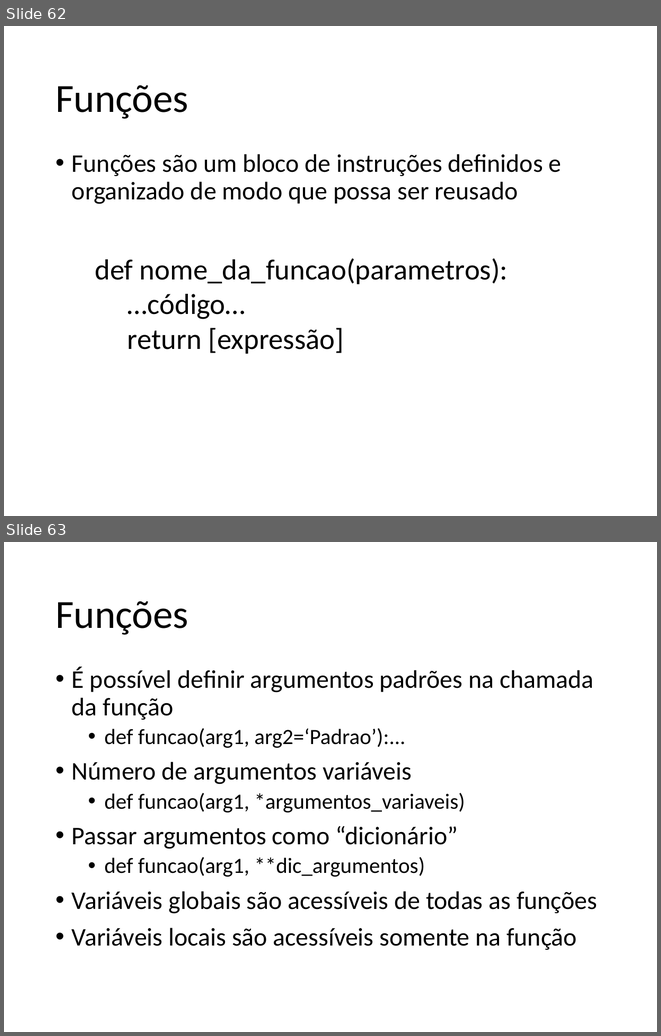
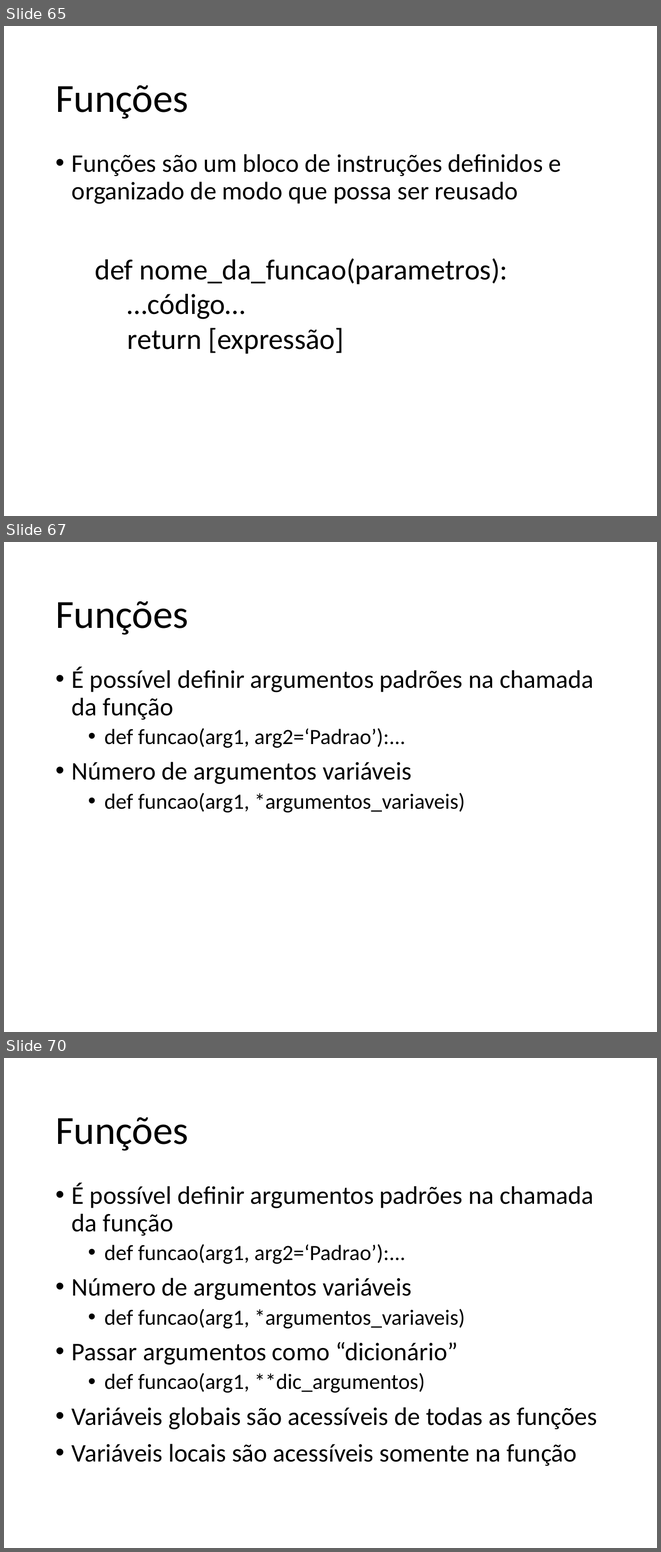
Before and after one commit to fernandoFernandeSantos/minicurso_python_2019, a slide deck: aula.pptx. Shown one above the other, each under a label of ours: slides 62 and 63 before the commit, slides 65, 67 and 70 after it; the slides between them are not shown. The pictures are 661x1036 and 661x1552 pixels, drawn with LibreOffice and Linux fonts; fonts in the diff are those of the drawing. Boxes give left, top, right and bottom in pixels: in the first picture for what was removed or moved away, otherwise in the second. Text is boxed around its words. In the diff, an @@ line names an element or a change of style, - is before the commit and + after.

```diff
--- a/aula.pptx
+++ b/aula.pptx
@@ slide 67 added at (4,542,657,1032), background #FFFFFF @@
@@ title added at (55,601,188,635), 44 pt, text #000000 @@
+Funções
@@ text added at (72,667,594,812), 28 pt, text #000000 @@
+• É possível definir argumentos padrões na chamada da função
+  • def funcao(arg1, arg2=‘Padrao’):...
+• Número de argumentos variáveis
+  • def funcao(arg1, *argumentos_variaveis)
@@ what was slide 62 is now slide 65 @@
@@ what was slide 63 is now slide 70 @@
```
Also in this commit, not shown: 10 slides changed, 9 other slides added, 2 other files.
